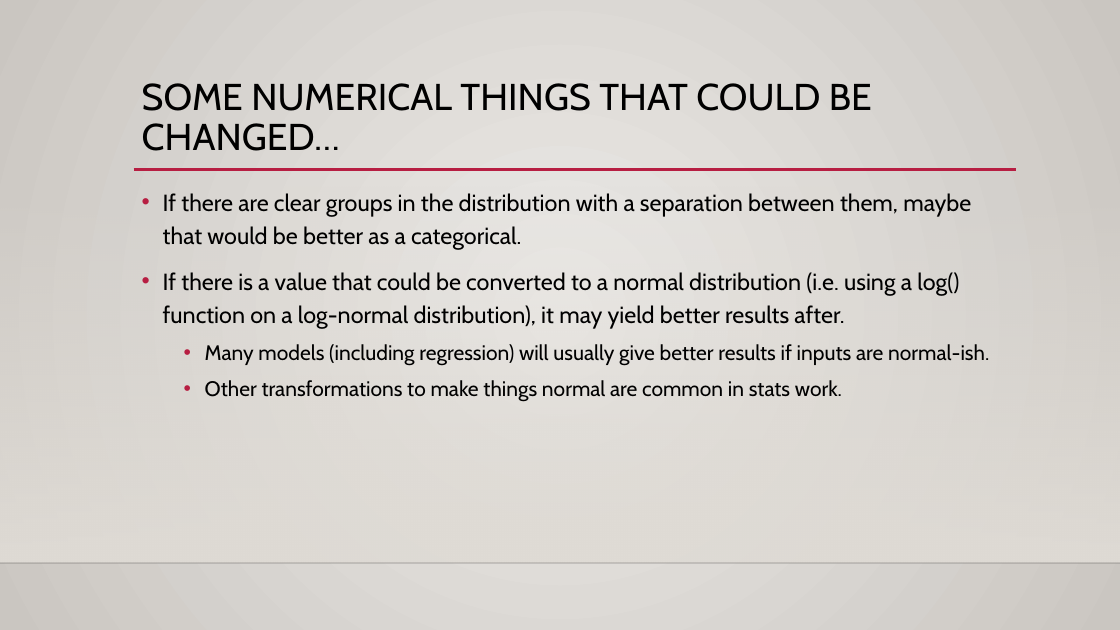
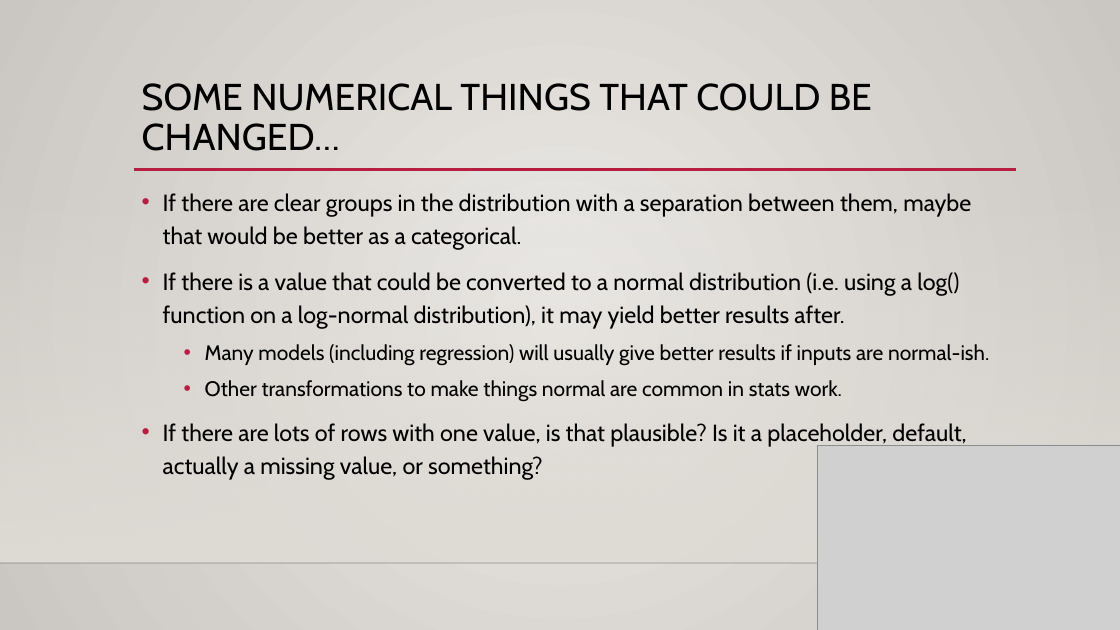
Before and after one commit to AkeemSemper/ML_for_Non_DS_Students, a slide deck: slide 9 of course_resources/slides/Used/018_regression_review_stats.pptx (slide 8 before the commit). Drawn at 1120x630 pixels with LibreOffice and Linux fonts; fonts in the diff are those of the drawing; grey boxes stand for pictures; background and template pictures are left out. Boxes give left, top, right and bottom in pixels: in the first picture for what was removed or moved away, otherwise in the second. Text is boxed around its words. In the diff, an @@ line names an element or a change of style, - is before the commit and + after.

```diff
--- a/course_resources/slides/Used/018_regression_review_stats.pptx
+++ b/course_resources/slides/Used/018_regression_review_stats.pptx
@@ text at (x1=163, y1=423, x2=966, y2=480): paragraph added @@
+• If there are lots of rows with one value, is that plausible? Is it a placeholder, default, actually a missing value, or something?
@@ picture added at (x1=818, y1=446, x2=1120, y2=630) @@
```
Also in this commit, not shown: 3 other slides changed, 1 slide added, 1 other file.
